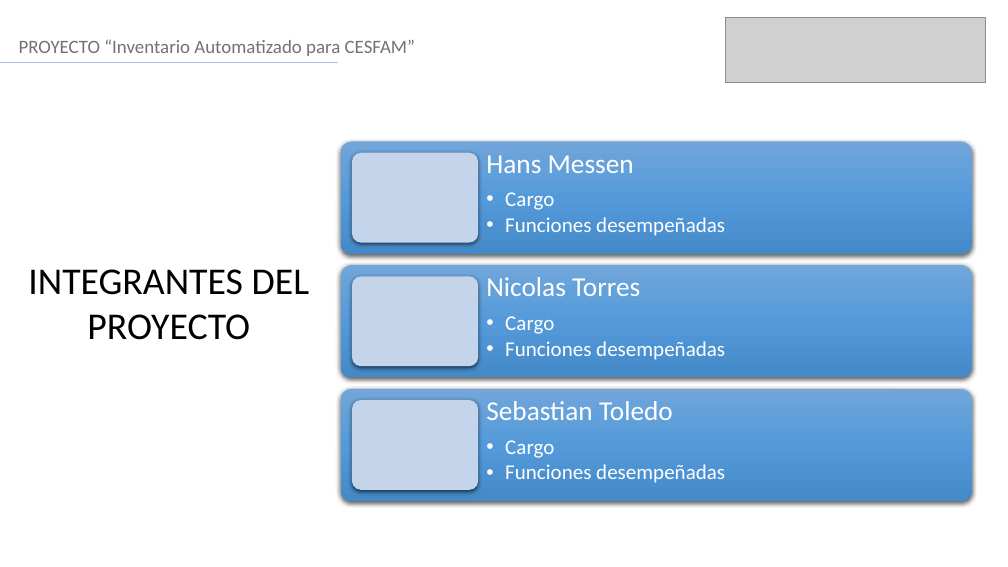
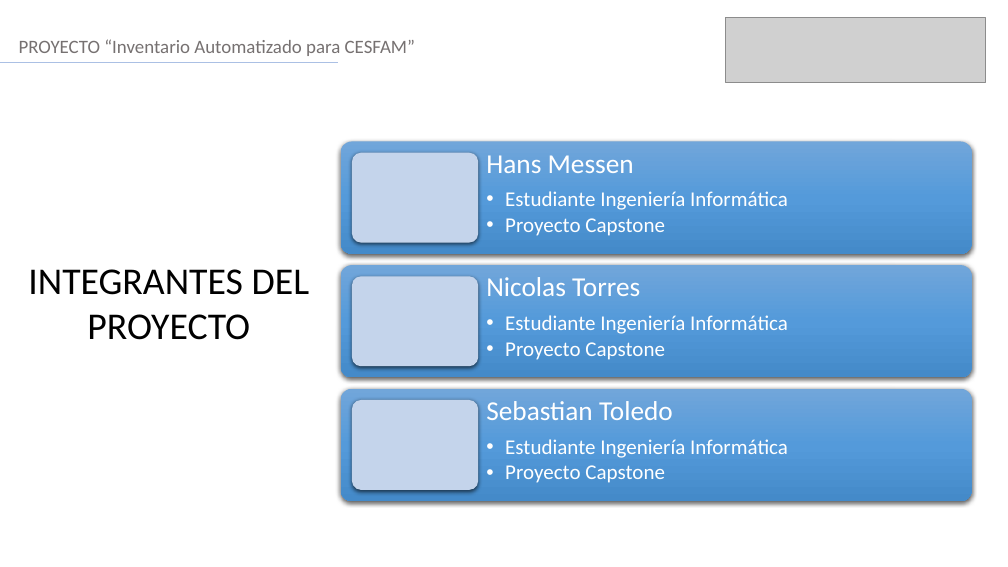
Before and after one commit to Handrix0081/InventarioAutomatizado, a slide deck: slide 2 of Fase 3/Evidencias Grupales/Presentación final (1.0).pptx. Drawn at 1008x567 pixels with LibreOffice and Linux fonts; fonts in the diff are those of the drawing; grey boxes stand for pictures. Boxes give left, top, right and bottom in pixels: in the first picture for what was removed or moved away, otherwise in the second. Text is boxed around its words. In the diff, an @@ line names an element or a change of style, - is before the commit and + after.

```diff
--- a/Fase 3/Evidencias Grupales/Presentación final (1.0).pptx
+++ b/Fase 3/Evidencias Grupales/Presentación final (1.0).pptx
@@ text at (505, 191, 788, 236): text changed @@
-  • Cargo
-  • Funciones desempeñadas
+  • Estudiante Ingeniería Informática
+  • Proyecto Capstone
@@ text at (505, 315, 788, 360): text changed @@
-  • Cargo
-  • Funciones desempeñadas
+  • Estudiante Ingeniería Informática
+  • Proyecto Capstone
@@ text at (505, 439, 788, 483): text changed @@
-  • Cargo
-  • Funciones desempeñadas
+  • Estudiante Ingeniería Informática
+  • Proyecto Capstone
```
Also in this commit, not shown: 4 other slides changed, 1 slide added.
